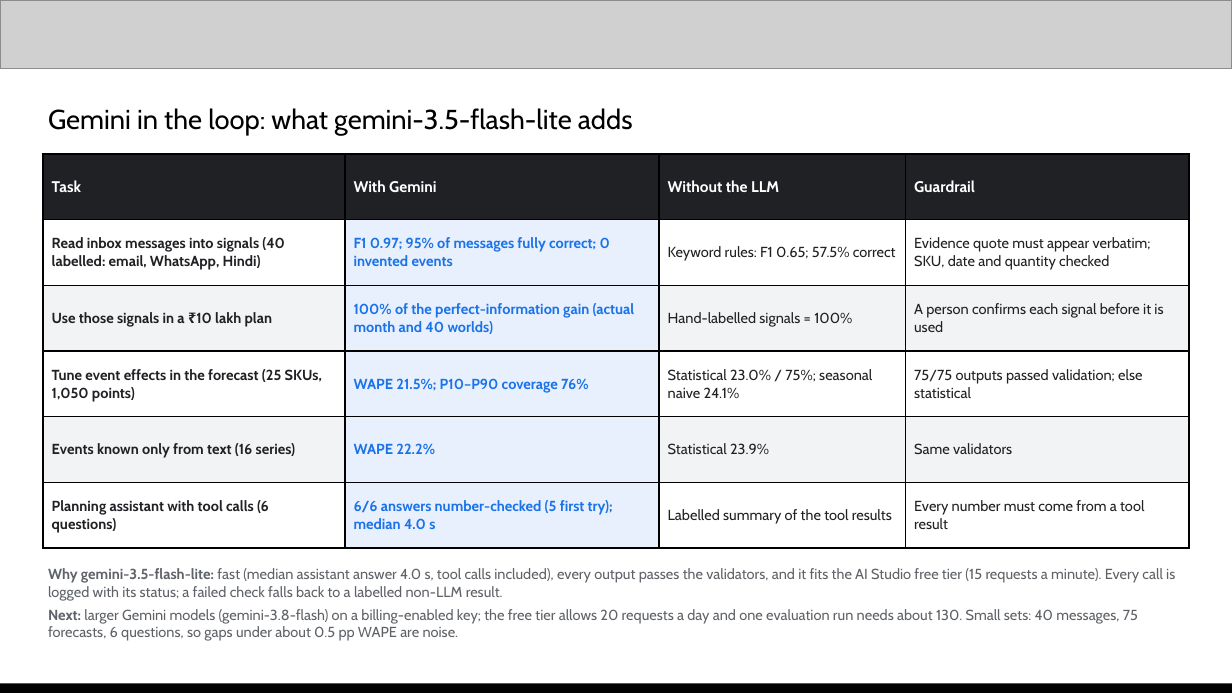
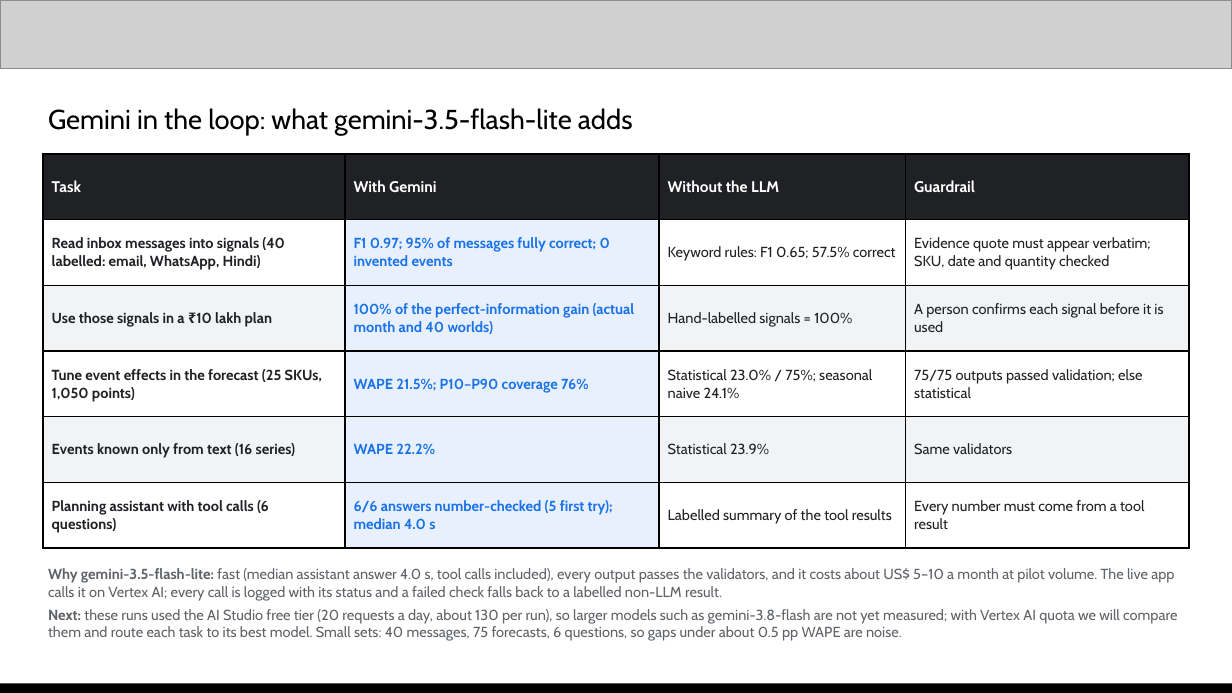
Before and after one commit to Xhahat/inventory-rescue, a slide deck: slide 12 of docs/Inventory_Rescue_AI_Builder_Cup.pptx. Drawn at 1232x693 pixels with LibreOffice and Linux fonts; fonts in the diff are those of the drawing; grey boxes stand for pictures. Boxes give left, top, right and bottom in pixels: in the first picture for what was removed or moved away, otherwise in the second. Text is boxed around its words. In the diff, an @@ line names an element or a change of style, - is before the commit and + after.

Commit message:
Deck: refresh slides for Simple view, Firestore and Vertex AI

```diff
--- a/docs/Inventory_Rescue_AI_Builder_Cup.pptx
+++ b/docs/Inventory_Rescue_AI_Builder_Cup.pptx
@@ text at (x1=48, y1=568, x2=1177, y2=641): text changed @@
-Why gemini-3.5-flash-lite: fast (median assistant answer 4.0 s, tool calls included), every output passes the validators, and it fits the AI Studio free tier (15 requests a minute). Every call is logged with its status; a failed check falls back to a labelled non-LLM result.
-Next: larger Gemini models (gemini-3.8-flash) on a billing-enabled key; the free tier allows 20 requests a day and one evaluation run needs about 130. Small sets: 40 messages, 75 forecasts, 6 questions, so gaps under about 0.5 pp WAPE are noise.
+Why gemini-3.5-flash-lite: fast (median assistant answer 4.0 s, tool calls included), every output passes the validators, and it costs about US$ 5–10 a month at pilot volume. The live app calls it on Vertex AI; every call is logged with its status and a failed check falls back to a labelled non-LLM result.
+Next: these runs used the AI Studio free tier (20 requests a day, about 130 per run), so larger models such as gemini-3.8-flash are not yet measured; with Vertex AI quota we will compare them and route each task to its best model. Small sets: 40 messages, 75 forecasts, 6 questions, so gaps under about 0.5 pp WAPE are noise.
```
Also in this commit, not shown: 4 other slides changed, 1 other file.
